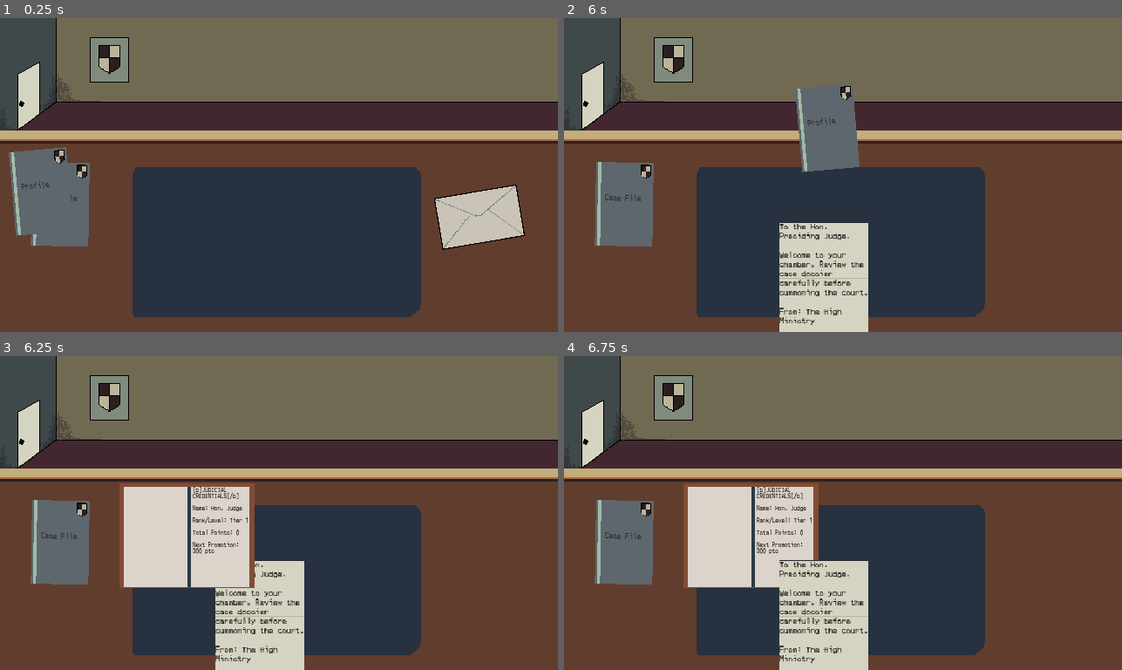
Above: before the commit, frames 1-4 (two rows, left to right).
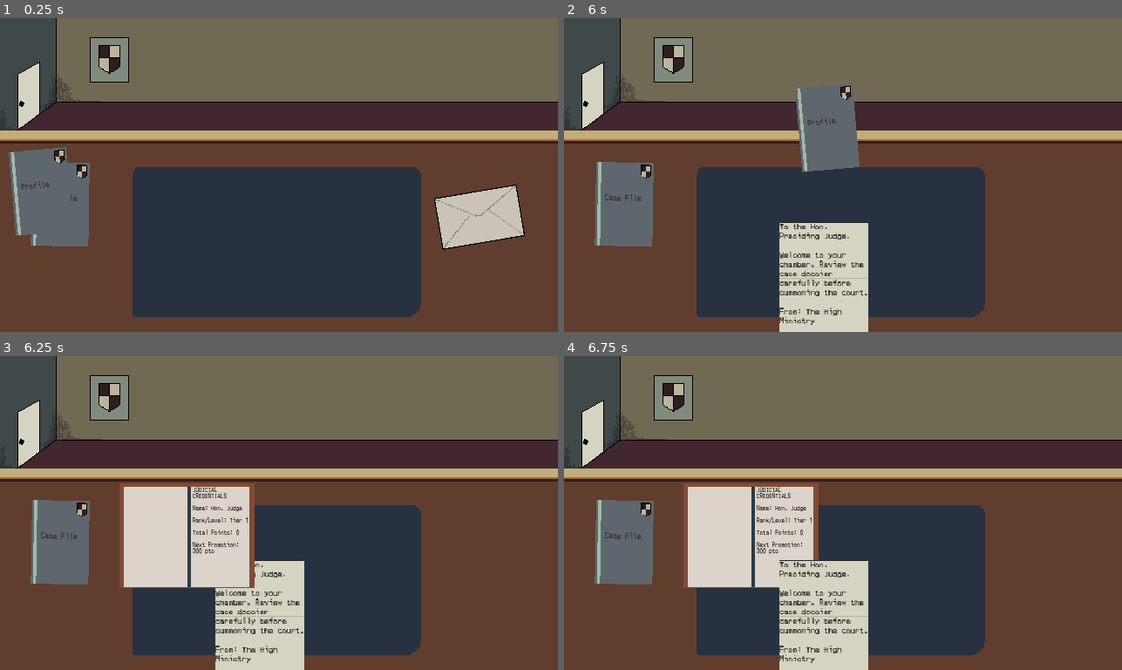
Above: after the commit, the same moments.

Repository: nanda-gopal-sb/sentenced
Game: Godot game, scene res://scenes/ChamberScene.tscn
Two runs of this game, one before a commit and one after it. Both use one fixed random seed, a clock stepped at 60 frames per second and the inputs below.
Inputs (mouse positions are in pixels of both pictures, inside the frame that each line leads up to):
- Up to frame 1 (0.25 s): no input
- Up to frame 2 (6 s): tap Enter at 0.5, 2, 3.5 s; drag from (619, 196) to (898, 105) at 0.52 s; tap Space at 1.25, 2.75, 4.25 s; drag from (1032, 215) to (815, 237) at 1.27 s; move the mouse to (876, 93) at 2.02 s; click (876, 93) at 2.17 s; drag from (870, 175) to (675, 127) at 2.77 s; move the mouse to (759, 96) at 3.52 s; click (759, 96) at 3.67 s; drag from (965, 159) to (759, 96) at 4.27 s; move the mouse to (731, 190) at 5.02 s; click (731, 190) at 5.17 s; drag from (898, 105) to (731, 190) at 5.77 s
- Up to frame 3 (6.25 s): no input
- Up to frame 4 (6.75 s): move the mouse to (815, 575) at 6.52 s; click (815, 575) at 6.67 s

Frames 1-2 are identical in both runs. In frame 3, less than 0.1% of the frame differs, in the area x 34-43%, y 41-46%; in frame 4, less than 0.1%.

Commit message:
Finished start menu

Diff:
--- /dev/null
+++ b/scenes/start_menu.tscn
@@ -0,0 +1,57 @@
+[gd_scene format=3 uid="uid://6hm0nvt1l33q"]
+
+[ext_resource type="Script" uid="uid://dyd56a3elwcfv" path="res://scripts/start_menu.gd" id="1_m7x51"]
+[ext_resource type="Texture2D" uid="uid://b00g5jqv23qa7" path="res://assets/sprites/1c5be0b0e990dc94b4e2ff1dcc0747b0.jpg" id="1_ouf4f"]
+[ext_resource type="FontFile" uid="uid://dbg3y0uc8tdg7" path="res://assets/Merchant Copy.ttf" id="2_thu50"]
+
+[node name="StartMenu" type="Control" unique_id=1718917362]
+layout_mode = 3
+anchors_preset = 15
+anchor_right = 1.0
+anchor_bottom = 1.0
+grow_horizontal = 2
+grow_vertical = 2
+script = ExtResource("1_m7x51")
+
+[node name="TextureRect" type="TextureRect" parent="." unique_id=317253346]
+layout_mode = 1
+anchors_preset = 15
+anchor_right = 1.0
+anchor_bottom = 1.0
+grow_horizontal = 2
+grow_vertical = 2
+texture = ExtResource("1_ouf4f")
+
+[node name="TitileCard" type="RichTextLabel" parent="." unique_id=247929069]
+layout_mode = 0
+offset_left = 202.0
+offset_top = 54.0
+offset_right = 470.0
+offset_bottom = 166.0
+theme_override_fonts/normal_font = ExtResource("2_thu50")
+theme_override_font_sizes/normal_font_size = 80
+text = "SENTENCED"
+scroll_active = false
+horizontal_alignment = 1
+vertical_alignment = 1
+
+[node name="Start" type="Button" parent="." unique_id=1878134757]
+layout_mode = 0
+offset_left = 231.0
+offset_top = 278.0
+offset_right = 450.0
+offset_bottom = 332.0
+theme_override_fonts/font = ExtResource("2_thu50")
+theme_override_font_sizes/font_size = 40
+text = "Start Game"
+
+[node name="NameInput" type="LineEdit" parent="." unique_id=1996335994]
+layout_mode = 0
+offset_left = 172.0
+offset_top = 200.0
+offset_right = 500.0
+offset_bottom = 231.0
+theme_override_fonts/font = ExtResource("2_thu50")
+theme_override_font_sizes/font_size = 40
+placeholder_text = "Enter Name"
+alignment = 1
--- a/scripts/GameManager.gd
+++ b/scripts/GameManager.gd
@@ -1,6 +1,6 @@
 # GameManager.gd
 extends Node
-
+var player_name: String = "Hon. Judge" # Default fall-back name
 var cases_data: Array = []
 var current_case_index: int = 0
 var current_case: Dictionary = {}
--- a/scripts/profile.gd
+++ b/scripts/profile.gd
@@ -63,8 +63,8 @@
 	else:
 		next_level_str = "MAX LEVEL REACHED"
 
-	var info = "[b]JUDICIAL CREDENTIALS[/b]\n\n"
-	info += "Name: " + player_name + "\n\n"
+	var info = "JUDICIAL CREDENTIALS\n\n"
+	info += "Name: " + GameManager.player_name + "\n\n"
 	info += "Rank/Level: Tier " + str(current_lvl) + "\n\n"
 	info += "Total Points: " + str(current_pts) + "\n\n"
 	info += "Next Promotion: " + next_level_str
--- /dev/null
+++ b/scripts/start_menu.gd
@@ -0,0 +1,25 @@
+# StartMenu.gd
+extends Control
+
+@onready var title_label: RichTextLabel = $TitileCard
+@onready var name_input: LineEdit = $NameInput
+@onready var start_button: Button = $Start
+
+func _ready() -> void:
+	start_button.pressed.connect(_on_start_pressed)
+
+	# Allow starting by pressing Enter inside the LineEdit
+	name_input.text_submitted.connect(func(_text): _on_start_pressed())
+
+func _on_start_pressed() -> void:
+	var entered_name = name_input.text.strip_edges()
+
+	# Fallback if no name entered
+	if entered_name == "":
+		entered_name = "Hon. Judge"
+
+	# Store in GameManager
+	GameManager.player_name = entered_name
+
+	# Fade out or directly change scene to the main Chamber/Desk scene
+	get_tree().change_scene_to_file("res://scenes/ChamberScene.tscn")
Binary file added: assets/sprites/1c5be0b0e990dc94b4e2ff1dcc0747b0.jpg
Not shown, added: assets/sprites/1c5be0b0e990dc94b4e2ff1dcc0747b0.jpg.import
Not shown, added: scripts/start_menu.gd.uid
